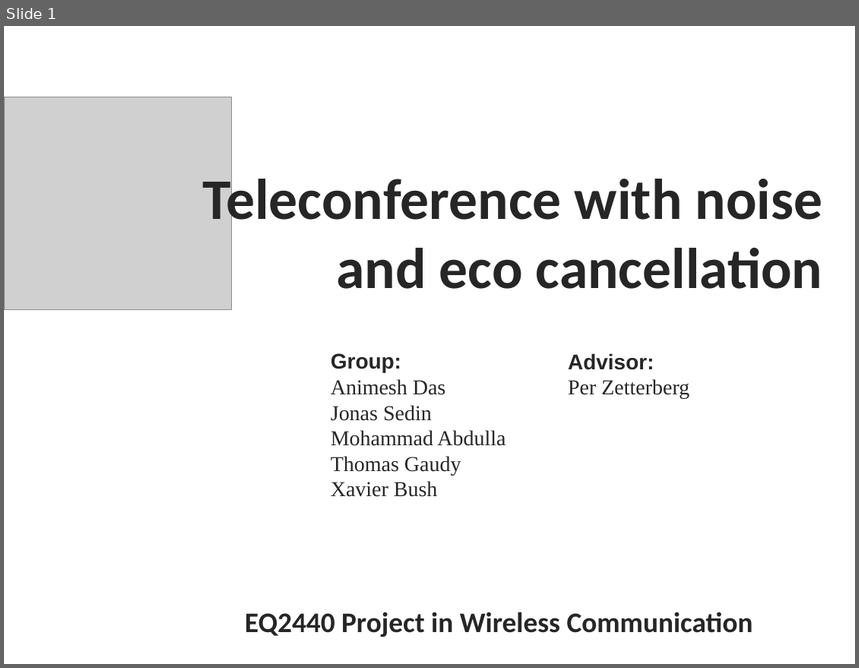
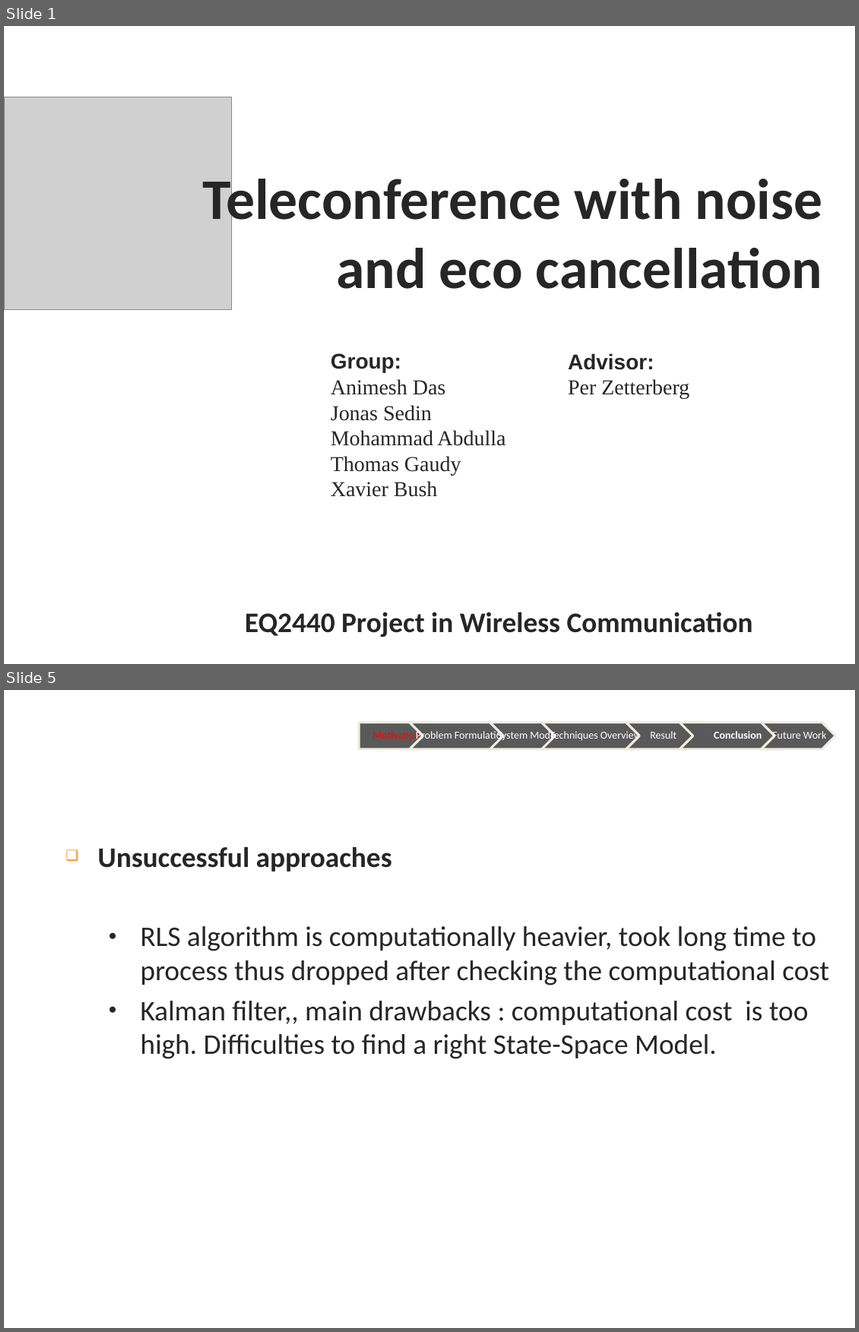
Before and after one commit to pzett/eq2440_2015, a slide deck: Draft_Final_Presentation.pptx. Shown one above the other, each under a label of ours: slide 1 before the commit, slides 1 and 5 after it; the slides between them are not shown. The pictures are 859x668 and 859x1332 pixels, drawn with LibreOffice and Linux fonts; fonts in the diff are those of the drawing; grey boxes stand for pictures; background and template pictures are left out. Boxes give left, top, right and bottom in pixels: in the first picture for what was removed or moved away, otherwise in the second. Text is boxed around its words. In the diff, an @@ line names an element or a change of style, - is before the commit and + after.

```diff
--- a/Draft_Final_Presentation.pptx
+++ b/Draft_Final_Presentation.pptx
@@ slide 5 added at (4,690,855,1328), background picture (left out) @@
@@ title added at (5,698,623,760), 30 pt, text #FFFFFF @@
+Motivation
@@ group added at (359,723,835,749): 7 texts, 6 chevrons, 1 pentagon arrow @@
+Motivation
+Problem Formulation
+System Model
+Techniques Overview
+Result
+Conclusion
+Future Work
@@ text added at (97,847,829,1059), 24 pt, text #262626 @@
+❑ Unsuccessful approaches
+  ● RLS algorithm is computationally heavier, took long time to process thus dropped after checking the computational cost
+  ● Kalman filter,, main drawbacks : computational cost is too high. Difficulties to find a right State-Space Model.
```
Also in this commit, not shown: 11 slides changed, 1 other slide added.
